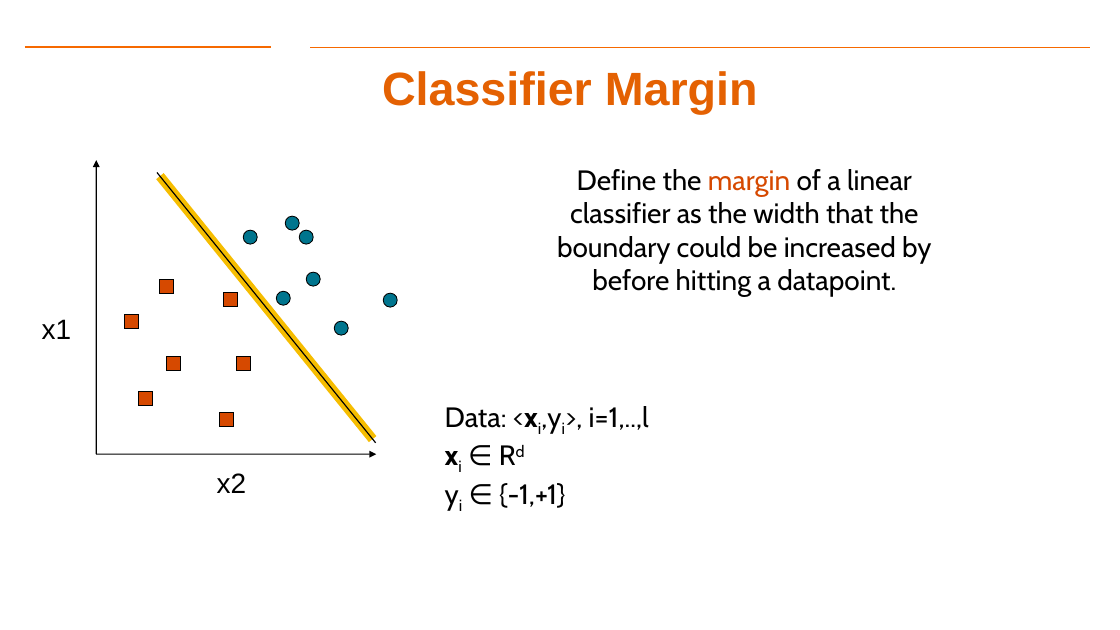
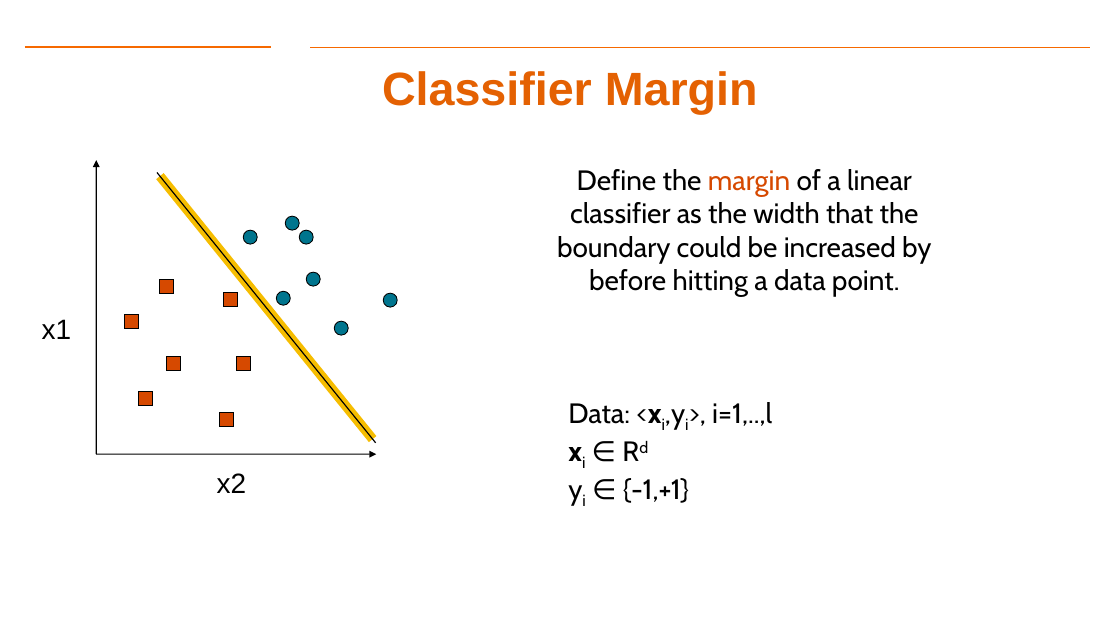
Before and after one commit to gk5951/RIT-DSCI-633-FDS, a slide deck: slide 5 of Syllabus/Lecture07/Lec07.pptx. Drawn at 1120x630 pixels with LibreOffice and Linux fonts; fonts in the diff are those of the drawing; background and template pictures are left out. Boxes give left, top, right and bottom in pixels: in the first picture for what was removed or moved away, otherwise in the second. Text is boxed around its words. In the diff, an @@ line names an element or a change of style, - is before the commit and + after.

```diff
--- a/Syllabus/Lecture07/Lec07.pptx
+++ b/Syllabus/Lecture07/Lec07.pptx
@@ text at bbox=[557, 169, 931, 297]: spaces changed @@
-Define the margin of a linear classifier as the width that the boundary could be increased by before hitting a datapoint.
+Define the margin of a linear classifier as the width that the boundary could be increased by before hitting a data point.
@@ text "Data: <xi,yi>, i=1,..,l": place and size @@
-text "Data: <xi,yi>, i=1,..,l" at bbox=[445, 406, 649, 508]
+text "Data: <xi,yi>, i=1,..,l" at bbox=[568, 402, 772, 503]
```
Also in this commit, not shown: 11 other slides changed, 3 other files.
